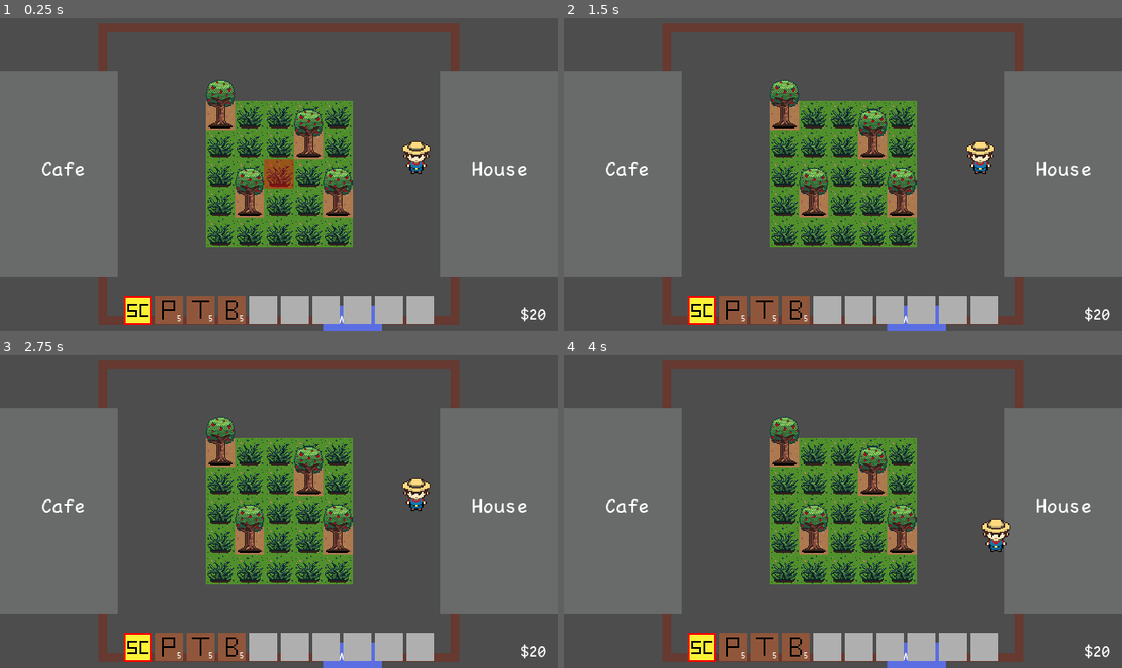
Above: before the commit, frames 1-4 (two rows, left to right).
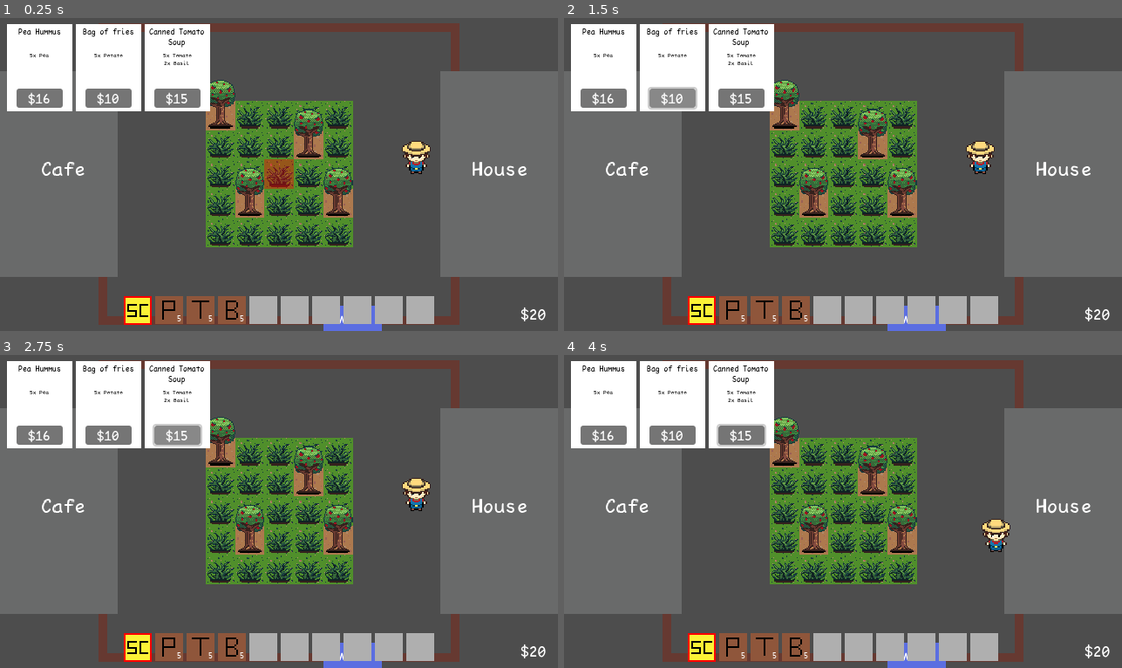
Above: after the commit, the same moments.

Repository: mikusaq/grub-n-grow
Game: Godot game, scene res://scenes/game.tscn
Two runs of this game, one before a commit and one after it. Both use one fixed random seed, a clock stepped at 60 frames per second and the inputs below.
Inputs (mouse positions are in pixels of both pictures, inside the frame that each line leads up to):
- Up to frame 1 (0.25 s): no input
- Up to frame 2 (1.5 s): click (603, 99) at 0.5 s, where only the run after the commit has a clickable "$16"; click (670, 99) at 1.25 s, where only the run after the commit has a clickable "$10"
- Up to frame 3 (2.75 s): click (178, 436) at 2 s, where only the run after the commit has a clickable "$15"
- Up to frame 4 (4 s): tap Enter at 2.75 s; move the mouse to (965, 495) at 2.77 s; press the mouse at (965, 495) at 2.78 s; hold D (right) 2.78-3.53 s; move the mouse to (731, 527) at 3.52 s; release the mouse at (731, 527) at 3.53 s; hold S (down) from 3.53 s (still down); tap N (next_day) at 3.6 s

The runs differ from the first frame. In frame 1, 9.0% of the frame differs, in the area x 1-38%, y 1-30%; in frame 2, 9.3%; in frame 3, 9.0%; in frame 4, 9.0%.

Commit message:
Add task card ui nodes, add randomized cards at game startup

Diff:
--- a/scenes/game.tscn
+++ b/scenes/game.tscn
@@ -1,13 +1,20 @@
-[gd_scene load_steps=5 format=3 uid="uid://ock54d8bs2a2"]
+[gd_scene load_steps=11 format=3 uid="uid://ock54d8bs2a2"]
 
 [ext_resource type="Script" path="res://scripts/game.gd" id="1_ayhn2"]
 [ext_resource type="PackedScene" uid="uid://dg7o4qlnmdeoi" path="res://scenes/world.tscn" id="1_llcn5"]
+[ext_resource type="Script" path="res://scripts/tasks/task_card.gd" id="2_3n6aa"]
 [ext_resource type="PackedScene" uid="uid://c4ris3ar6yw73" path="res://scenes/player.tscn" id="2_vd225"]
+[ext_resource type="Resource" uid="uid://crnclwjrwvga5" path="res://resources/task_cards/bag_of_fries.tres" id="3_fv3lp"]
+[ext_resource type="Resource" uid="uid://cjas55olfiqb0" path="res://resources/task_cards/boxed_potatoes_and_garlic.tres" id="4_4cows"]
 [ext_resource type="PackedScene" uid="uid://beuaftpgggkw2" path="res://scenes/ui/hud.tscn" id="4_c6ycp"]
+[ext_resource type="Resource" uid="uid://cwpsufrwfc7n0" path="res://resources/task_cards/canned_tomato_soup.tres" id="5_7d8pv"]
+[ext_resource type="Resource" uid="uid://clevem1vlevgt" path="res://resources/task_cards/pea_hummus.tres" id="6_apsyw"]
+[ext_resource type="Resource" uid="uid://cjif74mp7qji7" path="res://resources/task_cards/strawberry_jam.tres" id="7_8hqmb"]
 
 [node name="Game" type="Node2D"]
 y_sort_enabled = true
 script = ExtResource("1_ayhn2")
+task_cards = Array[ExtResource("2_3n6aa")]([ExtResource("3_fv3lp"), ExtResource("4_4cows"), ExtResource("5_7d8pv"), ExtResource("6_apsyw"), ExtResource("7_8hqmb")])
 
 [node name="HUD" parent="." instance=ExtResource("4_c6ycp")]
 
--- a/scenes/ui/hud.tscn
+++ b/scenes/ui/hud.tscn
@@ -21,3 +21,9 @@
 theme = ExtResource("3_u5c0e")
 text = "$20"
 horizontal_alignment = 2
+
+[node name="TaskContainer" type="HBoxContainer" parent="."]
+offset_left = 8.0
+offset_top = 8.0
+offset_right = 241.0
+offset_bottom = 108.0
--- /dev/null
+++ b/scenes/ui/task_card_ui.tscn
@@ -0,0 +1,64 @@
+[gd_scene load_steps=2 format=3 uid="uid://dkmao3uuabg7v"]
+
+[ext_resource type="Theme" uid="uid://b8prix2n6p0hv" path="res://resources/main_theme.tres" id="1_uf5lu"]
+
+[node name="TaskCardUI" type="Control"]
+custom_minimum_size = Vector2(75, 100)
+layout_mode = 3
+anchors_preset = 0
+theme = ExtResource("1_uf5lu")
+
+[node name="ColorRect" type="ColorRect" parent="."]
+layout_mode = 1
+anchors_preset = 15
+anchor_right = 1.0
+anchor_bottom = 1.0
+grow_horizontal = 2
+grow_vertical = 2
+theme = ExtResource("1_uf5lu")
+
+[node name="Name" type="Label" parent="."]
+layout_mode = 0
+offset_top = 3.0
+offset_right = 75.0
+offset_bottom = 29.0
+theme = ExtResource("1_uf5lu")
+theme_override_colors/font_color = Color(0, 0, 0, 1)
+theme_override_constants/line_spacing = 0
+theme_override_font_sizes/font_size = 8
+text = "Strawberry Jam"
+horizontal_alignment = 1
+autowrap_mode = 2
+
+[node name="Tasks" type="Label" parent="."]
+layout_mode = 0
+offset_top = 31.0
+offset_right = 75.0
+offset_bottom = 72.0
+theme = ExtResource("1_uf5lu")
+theme_override_colors/font_color = Color(0, 0, 0, 1)
+theme_override_constants/line_spacing = 0
+theme_override_font_sizes/font_size = 6
+text = "2x Potato
+3x Tomato
+1x Basil"
+horizontal_alignment = 1
+autowrap_mode = 2
+
+[node name="CompleteButton" type="Button" parent="."]
+layout_mode = 0
+offset_left = 11.0
+offset_top = 74.0
+offset_right = 64.0
+offset_bottom = 96.0
+theme = ExtResource("1_uf5lu")
+
+[node name="MoneyAmount" type="Label" parent="CompleteButton"]
+layout_mode = 0
+offset_right = 52.0
+offset_bottom = 23.0
+theme = ExtResource("1_uf5lu")
+theme_override_font_sizes/font_size = 14
+text = "$10"
+horizontal_alignment = 1
+vertical_alignment = 1
--- a/scripts/game.gd
+++ b/scripts/game.gd
@@ -1,8 +1,11 @@
 extends Node2D
+
+@export var task_cards: Array[TaskCard]
 
 
 func _ready() -> void:
 	$HUD.set_money($Player.money)
+	set_random_tasks()
 
 
 func _process(delta: float) -> void:
@@ -15,3 +18,15 @@
 			$World/FarmGrid.process_end_of_season()
 		else:
 			$World/FarmGrid.process_next_season()
+
+
+func set_random_tasks() -> void:
+	var random_tasks: Array[TaskCard] = []
+	var used_nums: Array[int] = []
+	while random_tasks.size() < 3:
+		var rand_num = randi_range(0, task_cards.size() - 1)
+		if rand_num not in used_nums:
+			random_tasks.append(task_cards[rand_num])
+			used_nums.append(rand_num)
+
+	$HUD.set_task_cards(random_tasks)
--- a/scripts/hud.gd
+++ b/scripts/hud.gd
@@ -2,5 +2,20 @@
 
 const money_symbol = "$"
 
+var task_card_ui_scene = preload("res://scenes/ui/task_card_ui.tscn")
+
+
 func set_money(money: int):
 	$MoneyAmount.text = money_symbol + str(money)
+
+
+func set_task_cards(task_cards: Array[TaskCard]):
+	for task_card in task_cards:
+		var task_card_ui = task_card_ui_scene.instantiate()
+		task_card_ui.get_node("Name").text = task_card.name
+		var tasks_str: String = ""
+		for task in task_card.tasks:
+			tasks_str += str(task.amount) + "x " + Enums.PlantType.keys()[task.plant_type] + "\n"
+		task_card_ui.get_node("Tasks").text = tasks_str
+		task_card_ui.get_node("CompleteButton/MoneyAmount").text = money_symbol + str(task_card.reward)
+		$TaskContainer.add_child(task_card_ui)
